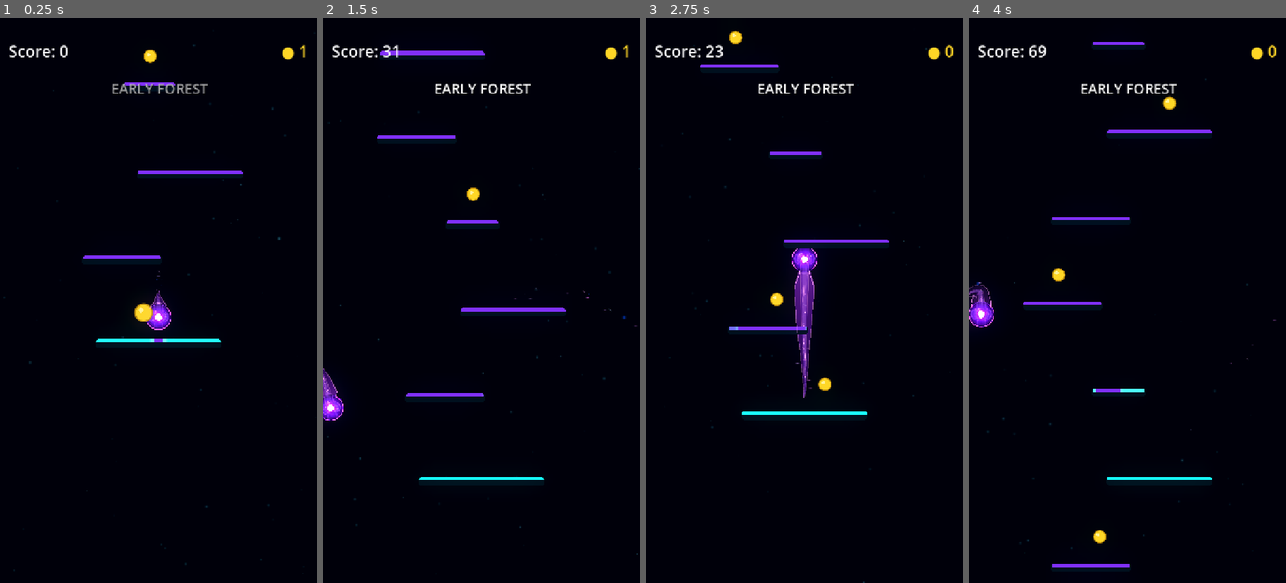
Above: before the commit, frames 1-4 (left to right).
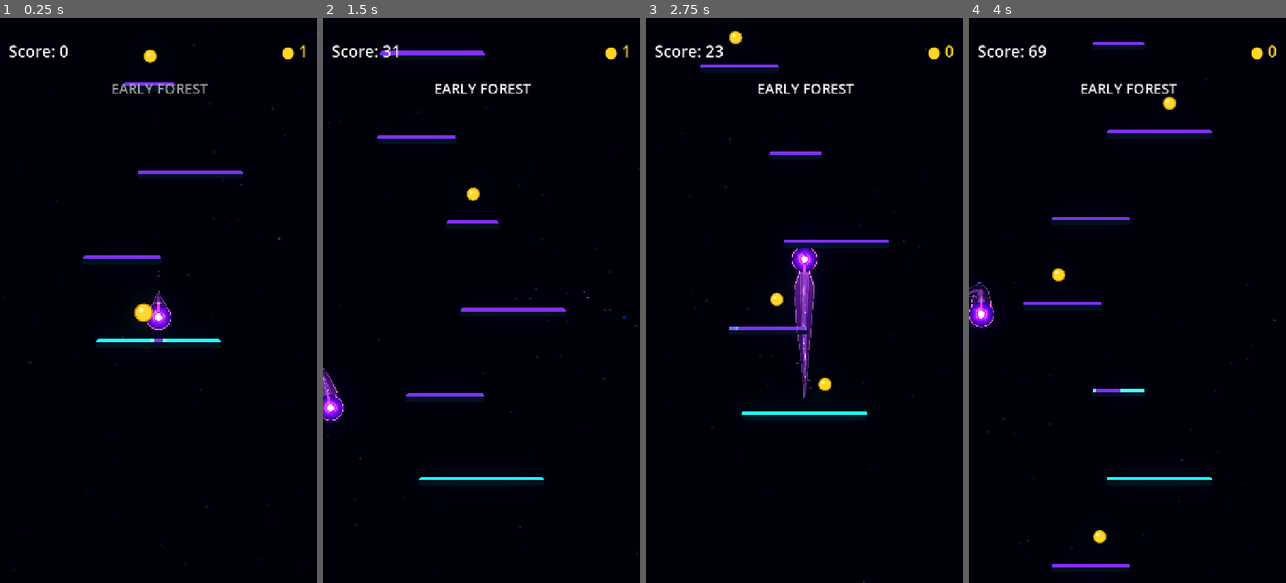
Above: after the commit, the same moments.

Repository: Kryodo/TowerJump
Game: Godot game, scene res://scenes/main.tscn
The game is run twice, just before and just after one commit, with the same random seed, the same clock (stepped at 60 frames per second) and the same inputs.
Inputs (mouse positions are in pixels of both pictures, inside the frame that each line leads up to):
- Up to frame 1 (0.25 s): no input
- Up to frame 2 (1.5 s): move the mouse to (551, 272) at 0.52 s; hold Right (ui_right) 0.53-1.25 s; click (551, 272) at 0.67 s; drag from (418, 328) to (471, 193) at 1.27 s
- Up to frame 3 (2.75 s): click "Nochmal spielen" at 2 s
- Up to frame 4 (4 s): move the mouse to (1159, 176) at 2.77 s; hold Right (ui_right) 2.78-3.5 s; drag from (1111, 413) to (1057, 215) at 3.52 s

The runs differ from the first frame. In frame 1, less than 0.1% of the frame differs, in the area x 47-54%, y 50-55%; in frame 2, less than 0.1%; in frame 3, less than 0.1%; in frame 4, 0.1%, in the area x 0-8%, y 50-55%.

Commit message:
Revert the experimental internal orb energy flow

Diff:
--- a/scenes/ball.gdshader
+++ b/scenes/ball.gdshader
@@ -6,39 +6,6 @@
 uniform vec2 trail_direction = vec2(0.0, 1.0);
 // Shared with the trail contour so both sides pulse in sync.
 uniform float rim_breath = 1.0;
-
-// Same deterministic noise family used by ball_trail_energy.gdshader.
-// Reusing the trail's field structure keeps the texture turbulent rather than
-// rendering a clean, unrelated stroke inside the orb.
-float flow_hash21(vec2 p) {
-	p = fract(p * vec2(123.34, 456.21));
-	p += dot(p, p + 45.32);
-	return fract(p.x * p.y);
-}
-
-float flow_noise(vec2 p) {
-	vec2 i = floor(p);
-	vec2 f = fract(p);
-	f = f * f * (3.0 - 2.0 * f);
-	float a = flow_hash21(i);
-	float b = flow_hash21(i + vec2(1.0, 0.0));
-	float c = flow_hash21(i + vec2(0.0, 1.0));
-	float d = flow_hash21(i + vec2(1.0, 1.0));
-	return mix(mix(a, b, f.x), mix(c, d, f.x), f.y);
-}
-
-float flow_fbm(vec2 p) {
-	float value = 0.0;
-	float amplitude = 0.5;
-	value += flow_noise(p) * amplitude;
-	p *= 2.0;
-	amplitude *= 0.5;
-	value += flow_noise(p) * amplitude;
-	p *= 2.0;
-	amplitude *= 0.5;
-	value += flow_noise(p) * amplitude;
-	return value;
-}
 
 void fragment() {
 	vec2 p = UV * 2.0 - 1.0;
@@ -55,9 +22,8 @@
 	vec3 inner_energy_color;
 	vec3 transition_color;
 	vec3 ring_color;
-	vec3 flow_base_color;
-	vec3 flow_bright_color;
-	vec3 flow_edge_color;
+	vec3 trail_flow_color;
+	vec3 trail_flow_halo_color;
 	vec3 core_color;
 	vec3 aura_color;
 	vec3 highlight_color;
@@ -70,9 +36,8 @@
 		inner_energy_color = vec3(0.58, 0.10, 1.5);
 		transition_color = vec3(0.34, 0.045, 0.78);
 		ring_color = vec3(2.7, 0.55, 5.2);
-		flow_base_color = vec3(0.30, 0.035, 0.82);
-		flow_bright_color = vec3(1.12, 0.68, 1.48);
-		flow_edge_color = vec3(1.55, 0.88, 1.95);
+		trail_flow_color = vec3(1.55, 0.28, 3.2);
+		trail_flow_halo_color = vec3(0.62, 0.09, 1.45);
 		core_color = vec3(4.0, 3.25, 6.2);
 		aura_color = vec3(1.45, 0.22, 3.1);
 		highlight_color = vec3(1.0, 0.72, 1.5);
@@ -84,9 +49,8 @@
 		inner_energy_color = vec3(0.025, 0.32, 1.05);
 		transition_color = vec3(0.025, 0.20, 0.68);
 		ring_color = vec3(0.18, 2.15, 5.2);
-		flow_base_color = vec3(0.025, 0.20, 0.95);
-		flow_bright_color = vec3(0.46, 0.96, 1.48);
-		flow_edge_color = vec3(0.58, 1.22, 1.82);
+		trail_flow_color = vec3(0.10, 1.15, 2.75);
+		trail_flow_halo_color = vec3(0.015, 0.42, 1.25);
 		core_color = vec3(3.2, 5.1, 6.3);
 		aura_color = vec3(0.04, 1.25, 3.0);
 		highlight_color = vec3(0.65, 1.45, 2.25);
@@ -156,105 +120,53 @@
 		1.0 - smoothstep(core_radius * 0.62, core_radius * 1.8, core_distance);
 	color += aura_color * core_aura * 0.28 * aura_breath;
 
-	// Carry the trail's broad, turbulent energy field into the orb. The
-	// centerline remains continuous through the neck; once it reaches the core,
-	// the same wide channel naturally fans into two curved lanes around it.
+	// Pull a live ribbon of energy in through the neck. Once inside the orb,
+	// the single channel splits into two curved branches around the bright core.
+	// The branches stay outside the core itself, then fade on the forward side.
 	vec2 trail_side_direction = vec2(
 		-trail_direction_normalized.y,
 		trail_direction_normalized.x
 	);
 	float flow_along = dot(p, trail_direction_normalized);
 	float flow_side = dot(p, trail_side_direction);
-	float flow_angle = abs(atan(flow_side, flow_along));
-	float flow_progress = clamp(flow_angle / PI, 0.0, 1.0);
-
-	// A noisy radius breaks the perfect semicircle while preserving one wide
-	// continuous stream rather than two hairline strokes.
-	float path_noise = flow_fbm(vec2(
-		flow_progress * 3.2 - time * 0.12,
-		abs(flow_side) * 4.0 + time * 0.08
-	));
-	float orbit_radius = 0.43
-		+ (path_noise - 0.5) * 0.075
-		+ 0.018 * sin(time * 1.25 + flow_progress * 6.0);
+	float orbit_radius = 0.405 + 0.012 * sin(time * 1.25 + flow_along * 4.0);
 	float orbit_along = clamp(flow_along, -orbit_radius, orbit_radius);
 	float branch_offset = sqrt(max(
 		orbit_radius * orbit_radius - orbit_along * orbit_along,
 		0.0
 	));
-	float branch_center = sign(flow_side) * branch_offset;
-	float across_channel = flow_side - branch_center;
-
-	// The half-width is in orb-radius units: 0.40 corresponds to roughly
-	// 24 pixels across a 60-pixel ball, keeping the incoming channel close to
-	// the trail's existing 26-pixel EnergyLine width.
-	float flow_half_width = 0.40
-		+ 0.018 * sin(time * 1.7 + flow_progress * 5.0);
-	float channel_uv_y = 0.5 + across_channel / (2.0 * flow_half_width);
-
-	// Reuse the trail shader's broad center energy, warped FBM plasma, finer
-	// filaments, and soft base. The noise deforms the field across the whole
-	// channel, so it reads as turbulent plasma—not a clean vector stripe.
-	float channel_center = 1.0 - abs(channel_uv_y * 2.0 - 1.0);
-	channel_center = smoothstep(0.0, 0.8, channel_center);
-	vec2 flow_uv = vec2(flow_progress, channel_uv_y);
-	vec2 flow_field_coord = flow_uv;
-	flow_field_coord.x *= 7.0;
-	flow_field_coord.y *= 3.0;
-	flow_field_coord.x -= time * 0.9;
-
-	float flow_distortion = flow_fbm(vec2(
-		flow_field_coord.x * 0.7,
-		flow_field_coord.y * 1.4 + time * 0.135
-	));
-	flow_field_coord.y += (flow_distortion - 0.5) * 1.25;
-
-	float flow_field = flow_fbm(flow_field_coord * vec2(1.4, 2.2));
-	flow_field = smoothstep(0.42, 0.72, flow_field);
-	float flow_fine = flow_fbm(
-		flow_field_coord * vec2(3.5, 4.5)
-		+ vec2(-time * 0.63, time * 0.135)
+	float spread_amount = smoothstep(0.0, 0.20, orbit_radius - flow_along);
+	float branch_wobble = spread_amount * (
+		0.014 * sin(time * 2.1 - flow_along * 7.0 + abs(flow_side) * 5.0)
 	);
-	flow_fine = smoothstep(0.55, 0.82, flow_fine);
-
-	float flow_energy = (
-		flow_field * 0.75
-		+ flow_fine * 1.9
-	) * channel_center;
-	float flow_soft_base = channel_center * 1.5 * 0.34;
-	flow_energy = flow_soft_base + flow_energy * 0.55;
-
-	// Restrict the bright field to a broad, gently fading channel. The center
-	// remains clear so the core is still the brightest point in the orb.
+	float branch_distance = abs(
+		abs(flow_side) - max(branch_offset + branch_wobble, 0.0)
+	);
+	float flow_width = 0.034 + 0.006 * sin(time * 1.7 + flow_along * 5.0);
+	float flow_line = 1.0 - smoothstep(flow_width, flow_width + 0.042, branch_distance);
+	float flow_halo = 1.0 - smoothstep(
+		flow_width + 0.015,
+		flow_width + 0.135,
+		branch_distance
+	);
+	float flow_pulse = 0.72 + 0.28 * (
+		0.5 + 0.5 * sin(
+			time * 4.0 - flow_along * 13.0
+			+ sign(flow_side) * 1.3
+			+ sin(flow_side * 8.0 + time * 1.1) * 0.45
+		)
+	);
+	float flow_forward_fade = smoothstep(-0.40, -0.18, flow_along);
+	float flow_surface_fade = 1.0 - smoothstep(0.99, 1.06, d);
 	float flow_core_clearance = smoothstep(
-		core_radius * 0.99,
+		core_radius * 1.08,
 		core_radius * 1.42,
 		core_distance
 	);
-	float flow_surface_fade = 1.0 - smoothstep(0.99, 1.06, d);
-	float flow_front_fade = 1.0 - smoothstep(0.72, 0.99, flow_progress);
-	float flow_visibility = flow_core_clearance * flow_surface_fade * flow_front_fade;
-
-	// Match the trail shader's palette, keeping color and texture integrated
-	// with the incoming stream rather than adding a separate neon stroke.
-	vec3 flow_color = mix(
-		flow_base_color,
-		flow_bright_color,
-		clamp(flow_energy, 0.0, 1.0)
-	);
-	float flow_edge_distance = abs(channel_uv_y * 2.0 - 1.0);
-	float flow_edge_ridge =
-		smoothstep(0.58, 0.76, flow_edge_distance)
-		* (1.0 - smoothstep(0.88, 0.97, flow_edge_distance));
-	float flow_edge_waver = 0.78 + 0.22 * sin(
-		flow_progress * 25.0 - time * 1.53
-		+ sin(flow_progress * 8.0 + time * 0.36)
-	);
-	float flow_edge_strength = flow_edge_ridge * flow_edge_waver * flow_visibility;
-
-	float flow_blend = clamp(flow_energy * 0.64, 0.0, 0.86) * flow_visibility;
-	color = mix(color, flow_color, flow_blend);
-	color += flow_edge_color * flow_edge_strength * 0.22;
+	float flow_visibility = flow_pulse * flow_forward_fade
+		* flow_surface_fade * flow_core_clearance;
+	color += trail_flow_color * flow_line * flow_visibility * 0.78;
+	color += trail_flow_halo_color * flow_halo * flow_visibility * 0.20;
 
 	// Broad upper-left reflection and a small specular glint add orb-like depth.
 	vec2 highlight_pos = vec2(-0.28, -0.30);
